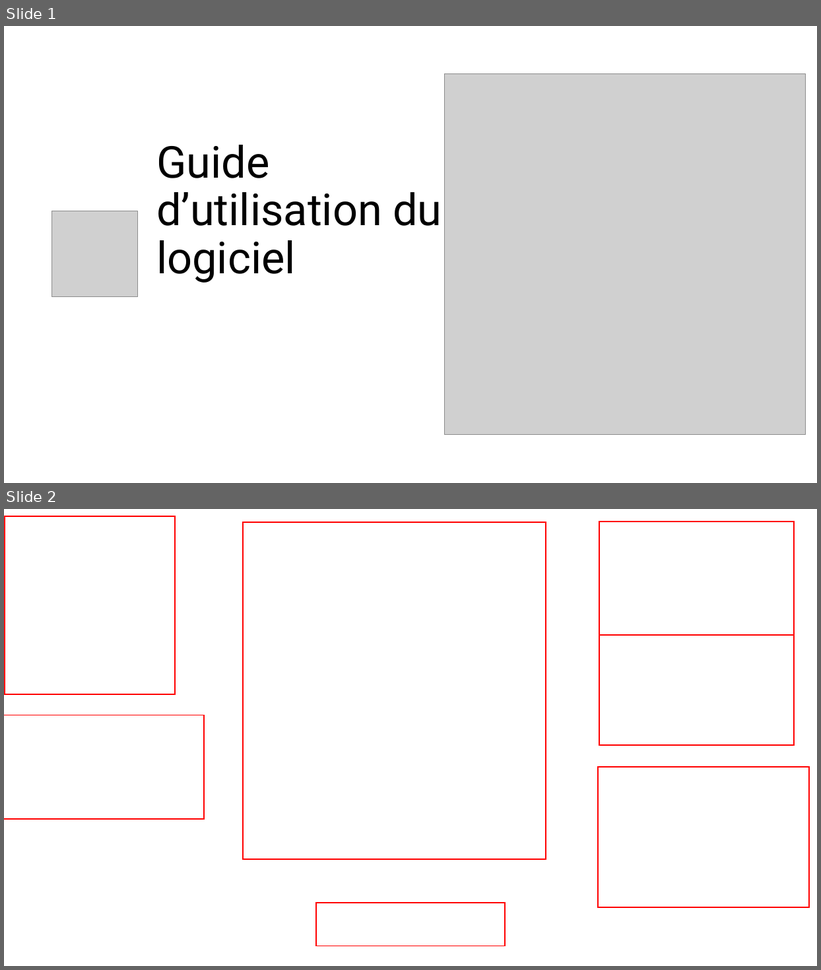
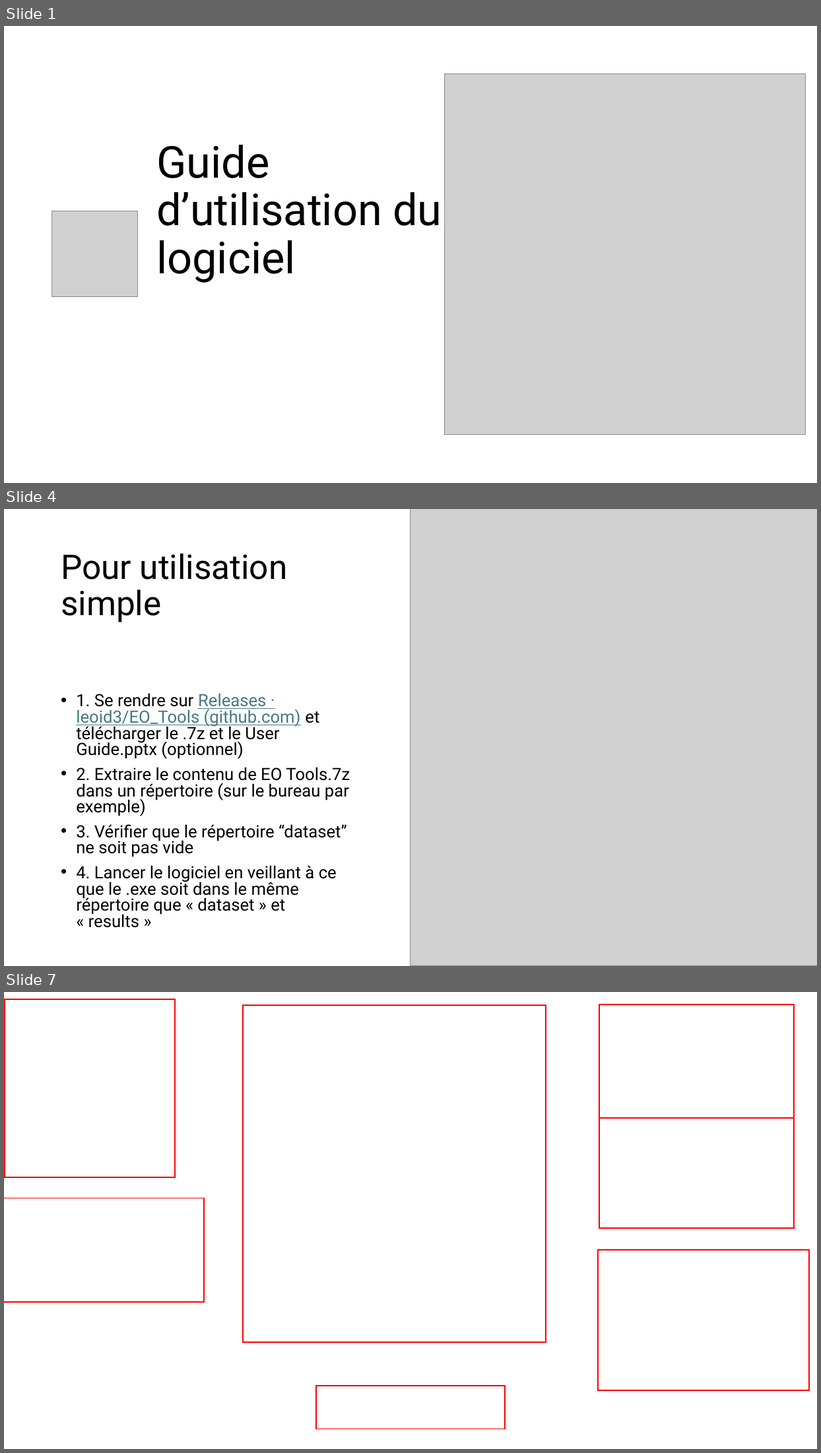
Before and after one commit to leoid3/EO_Tools, a slide deck: User guide.pptx. Shown one above the other, each under a label of ours: slides 1 and 2 before the commit, slides 1, 4 and 7 after it; the slides between them are not shown. The pictures are 821x970 and 821x1453 pixels, drawn with LibreOffice and Linux fonts; fonts in the diff are those of the drawing; grey boxes stand for pictures; background and template pictures are left out. Boxes give left, top, right and bottom in pixels: in the first picture for what was removed or moved away, otherwise in the second. Text is boxed around its words. In the diff, an @@ line names an element or a change of style, - is before the commit and + after.

```diff
--- a/User guide.pptx
+++ b/User guide.pptx
@@ slide 4 added at <box>4,509,817,966</box>, background #FFFFFF @@
@@ rectangle added at <box>4,509,572,661</box>, fill #FFFFFF @@
@@ picture added at <box>411,509,817,966</box> @@
@@ title added at <box>61,553,288,623</box>, 40 pt, text #000000 @@
+Pour utilisation simple
@@ text added at <box>76,693,350,928</box>, 20 pt, text #000000 @@
+• 1. Se rendre sur Releases · leoid3/EO_Tools (github.com) et télécharger le .7z et le User Guide.pptx (optionnel)
+• 2. Extraire le contenu de EO Tools.7z dans un répertoire (sur le bureau par exemple)
+• 3. Vérifier que le répertoire “dataset” ne soit pas vide
+• 4. Lancer le logiciel en veillant à ce que le .exe soit dans le même répertoire que « dataset » et « results »
@@ what was slide 2 is now slide 7 @@
```
Also in this commit, not shown: 3 slides changed, 6 other slides added, 37 other files.
